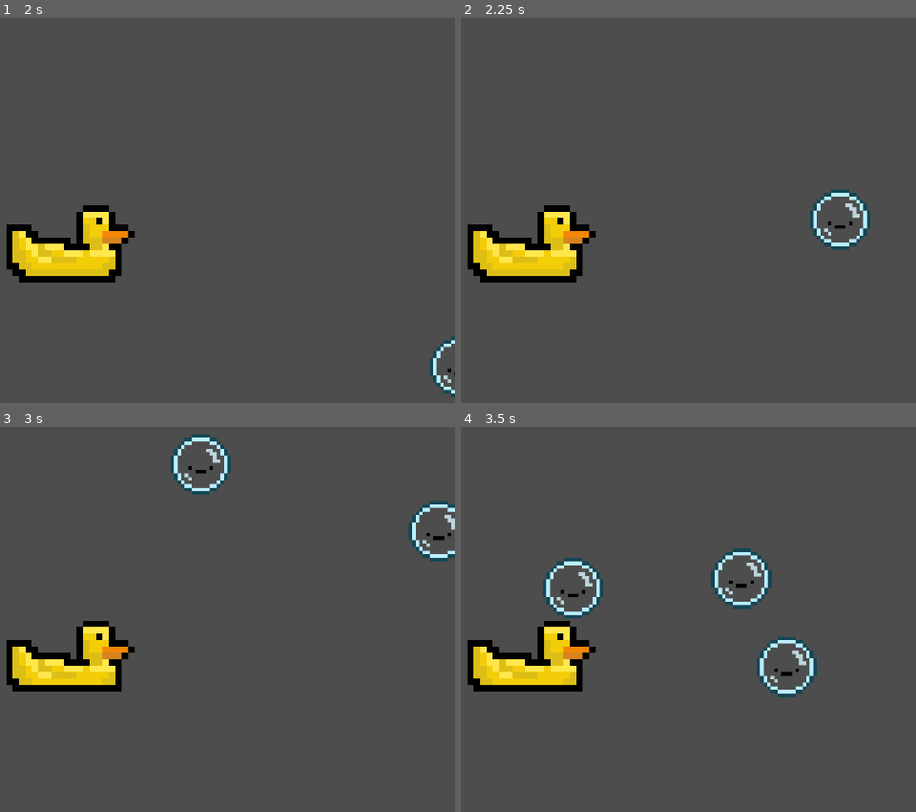
Above: before the commit, frames 1-4 (two rows, left to right).
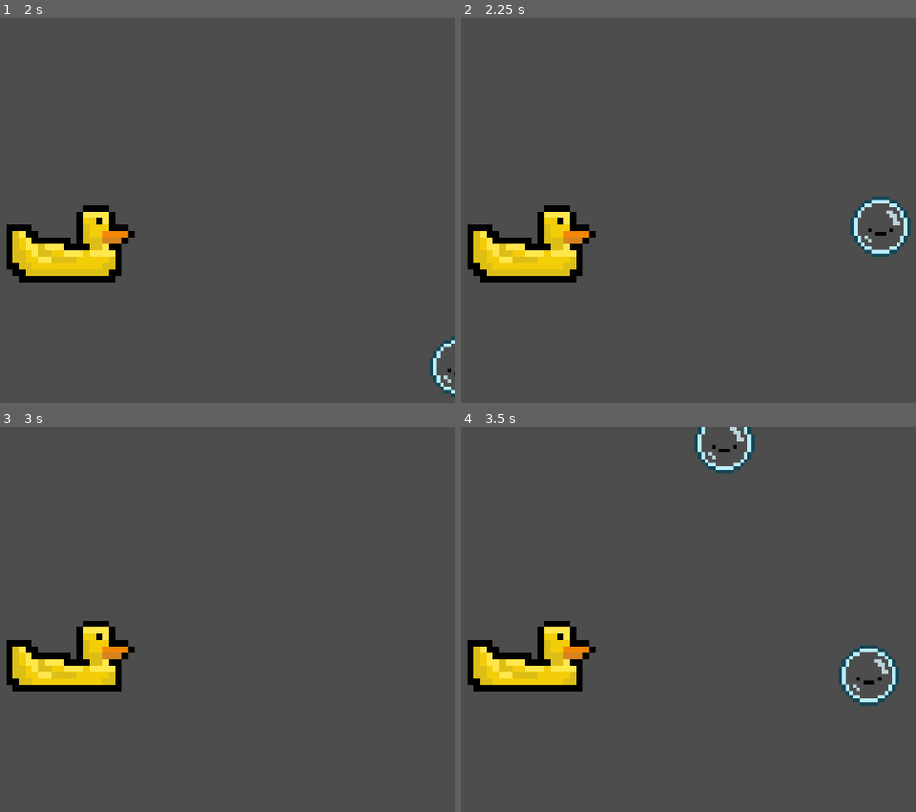
Above: after the commit, the same moments.

Repository: MeIsGroot/GGJ
Game: Godot game, scene res://MAIN.tscn
The game is run twice, just before and just after one commit, with the same random seed, the same clock (stepped at 60 frames per second) and the same inputs.
Inputs:
- Up to frame 1 (2 s): tap Enter at 0.5 s; hold A (KEY_A) 0.53-1.28 s; tap Space at 1.25 s; tap D (KEY_D) at 1.35 s
- Up to frame 2 (2.25 s): hold S (KEY_S) from 2.03 s (still down)
- Up to frame 3 (3 s): release S (KEY_S) at 2.78 s; tap W (KEY_W) at 2.85 s
- Up to frame 4 (3.5 s): no input

Frame 1 is identical in both runs. In frame 2, 1.4% of the frame differs, in the area x 76-99%, y 44-63%; in frame 3, 1.3%; in frame 4, 3.6%, in the area x 18-97%, y 0-73%.

Commit message:
PLAYER hitbox updae

Diff:
--- a/BubbleDucky/Player.tscn
+++ b/BubbleDucky/Player.tscn
@@ -39,4 +39,4 @@
 frame_progress = 0.161874
 
 [node name="CollisionPolygon2D" type="CollisionPolygon2D" parent="."]
-polygon = PackedVector2Array(0, 20, 8, 20, 8, -27, 18, -29, 20, -37, 47, -37, 47, -29, 58, -29, 58, -8, 77, -8, 77, 13, 69, 13, 69, 62, 58, 62, 58, 72, -78, 72, -78, 63, -90, 51, -98, 51, -98, -8, -70, -8, -55, 10, -9, 10, -9, 20)
+polygon = PackedVector2Array(-101, -10, -92, 65, -71, 63, 61, 75, 65, 6, 61, -32, 6, -32, 6, 14)
--- a/BubbleDucky/bubble_enemy.gd
+++ b/BubbleDucky/bubble_enemy.gd
@@ -1,6 +1,6 @@
 extends CharacterBody2D
 
-var speed = 500
+var speed = 250
 var player
 
 func _ready() -> void:
--- a/BubbleDucky/bubble_enemy.tscn
+++ b/BubbleDucky/bubble_enemy.tscn
@@ -28,4 +28,3 @@
 
 [node name="CollisionShape2D" type="CollisionShape2D" parent="."]
 shape = SubResource("CircleShape2D_8tl4u")
-one_way_collision = true
